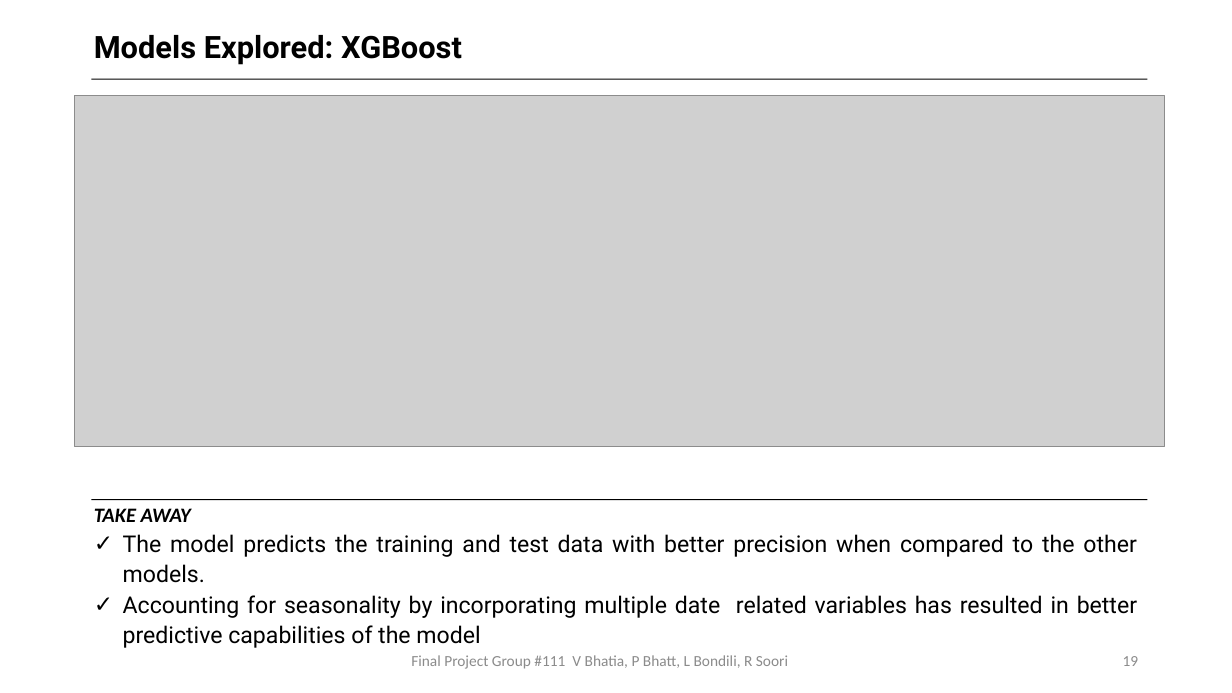
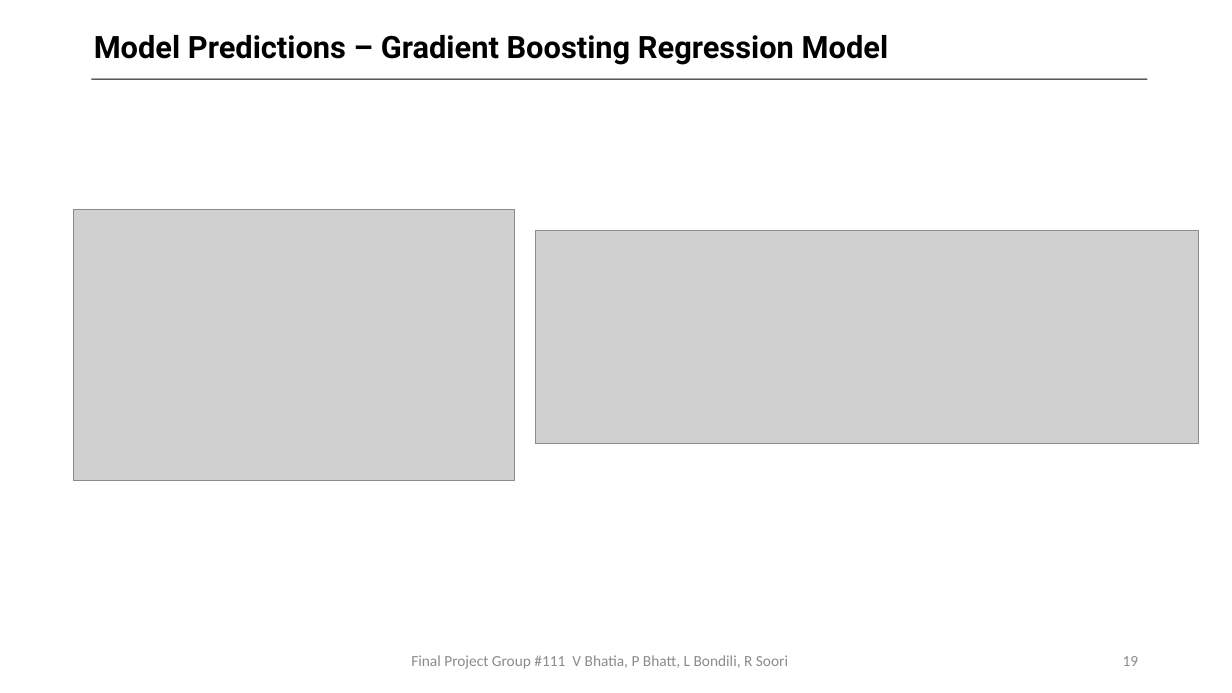
Before and after one commit to bhatiavr/cs109b-final-project-111, a slide deck: slide 19 of docs/Forecasting COVID-19 Cases Using SARS-Cov-2 Titers in Wastewater.pptx. Drawn at 1232x693 pixels with LibreOffice and Linux fonts; fonts in the diff are those of the drawing; grey boxes stand for pictures. Boxes give left, top, right and bottom in pixels: in the first picture for what was removed or moved away, otherwise in the second. Text is boxed around its words. In the diff, an @@ line names an element or a change of style, - is before the commit and + after.

```diff
--- a/docs/Forecasting COVID-19 Cases Using SARS-Cov-2 Titers in Wastewater.pptx
+++ b/docs/Forecasting COVID-19 Cases Using SARS-Cov-2 Titers in Wastewater.pptx
@@ text at box(94, 35, 889, 65): text changed @@
-Models Explored: XGBoost
+Model Predictions – Gradient Boosting Regression Model
@@ picture removed at box(74, 95, 1165, 446) @@
@@ picture added at box(74, 209, 515, 481) @@
@@ picture added at box(536, 231, 1199, 444) @@
@@ line removed from (91, 500) to (1148, 500) @@
@@ text removed at box(94, 508, 1137, 648) @@
-TAKE AWAY
-✓ The model predicts the training and test data with better precision when compared to the other models.
-✓ Accounting for seasonality by incorporating multiple date related variables has resulted in better predictive capabilities of the model
```
Also in this commit, not shown: 9 other slides changed, 11 slides added, 3 slides removed, 1 other file.
